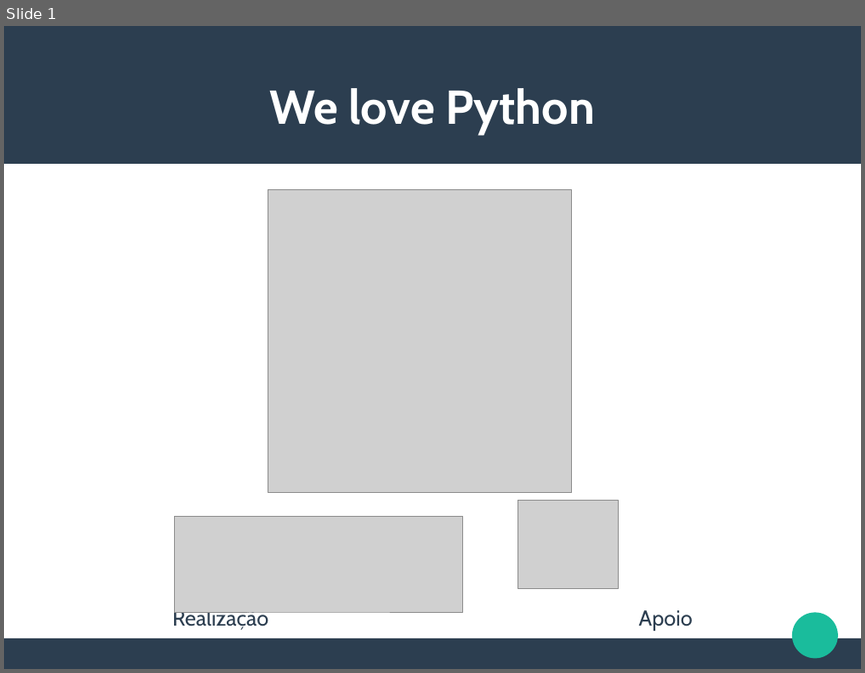
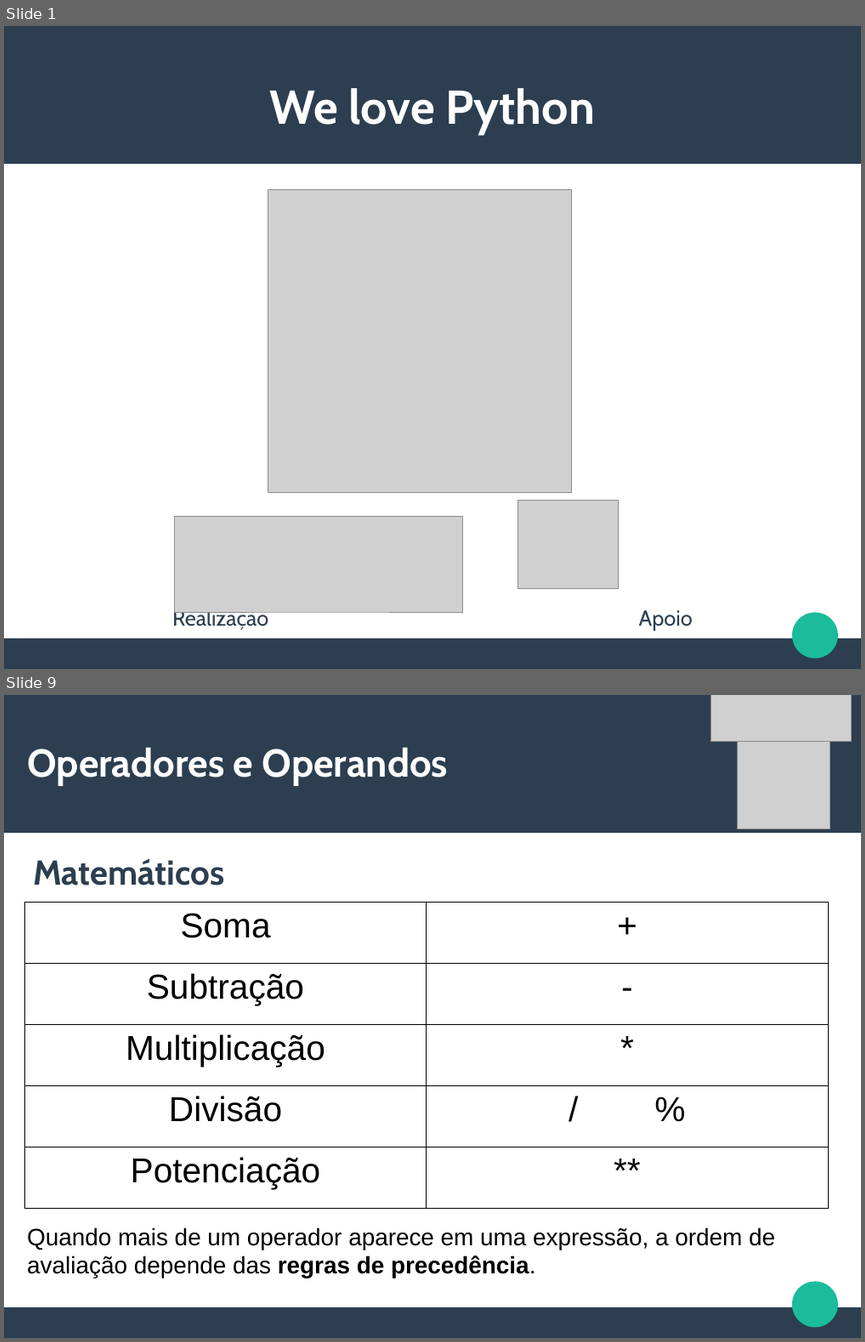
Before and after one commit to CalicoUFSC/minicurso-python, a slide deck: Aula1/Aula1.odp. Shown one above the other, each under a label of ours: slide 1 before the commit, slides 1 and 9 after it; the slides between them are not shown. The pictures are 865x673 and 865x1342 pixels, drawn with LibreOffice and Linux fonts; fonts in the diff are those of the drawing; grey boxes stand for pictures. Boxes give left, top, right and bottom in pixels: in the first picture for what was removed or moved away, otherwise in the second. Text is boxed around its words. In the diff, an @@ line names an element or a change of style, - is before the commit and + after.

```diff
--- a/Aula1/Aula1.odp
+++ b/Aula1/Aula1.odp
@@ slide 9 added at [4, 695, 861, 1338], background #FFFFFF; not listed: 3 template elements that a slide beside it also shows @@
@@ picture added at [711, 695, 851, 742] @@
@@ picture added at [738, 736, 830, 829] @@
@@ title added at [27, 747, 449, 786], 36 pt, text #FFFFFF, bold @@
+Operadores e Operandos
@@ text added at [33, 858, 224, 885], 32 pt, text #2C3E50, bold @@
+Matemáticos
@@ table added at [25, 902, 828, 1208], 5 rows, 2 columns @@
+Soma | +
+Subtração | -
+Multiplicação | *
+Divisão | / %
+Potenciação | **
@@ text added at [27, 1227, 775, 1277], 22 pt, text #000000 @@
+Quando mais de um operador aparece em uma expressão, a ordem de avaliação depende das regras de precedência.
```
Also in this commit, not shown: 1 slide changed, 13 other slides added, 1 slide removed, 1 other file.
